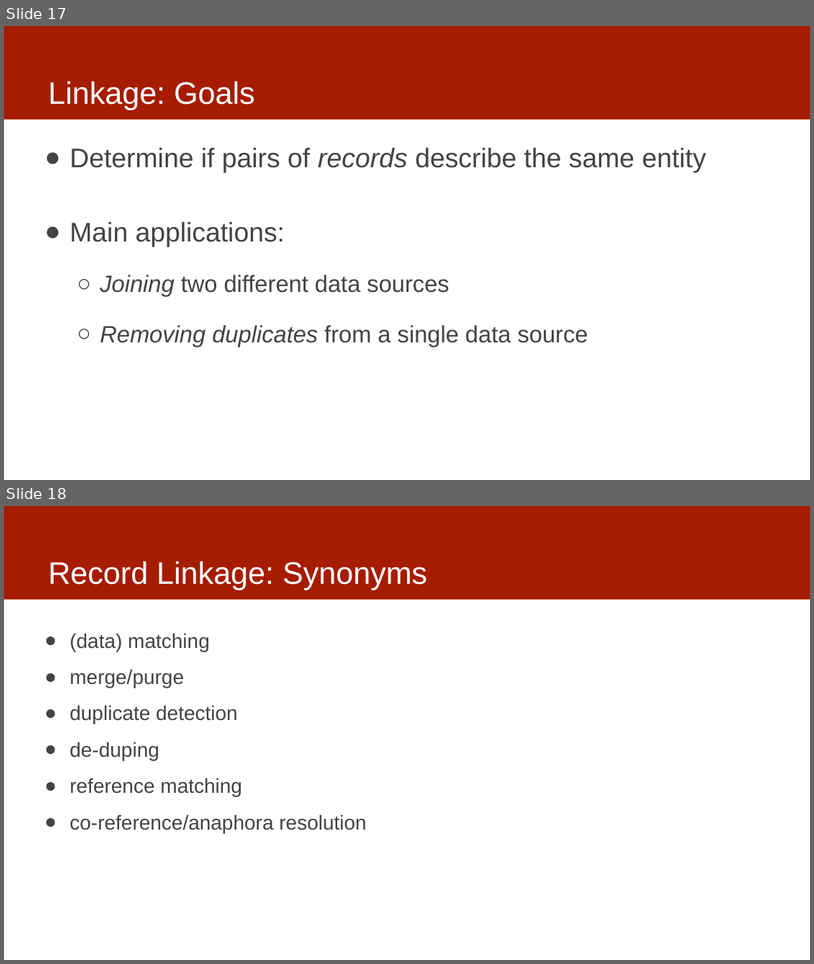
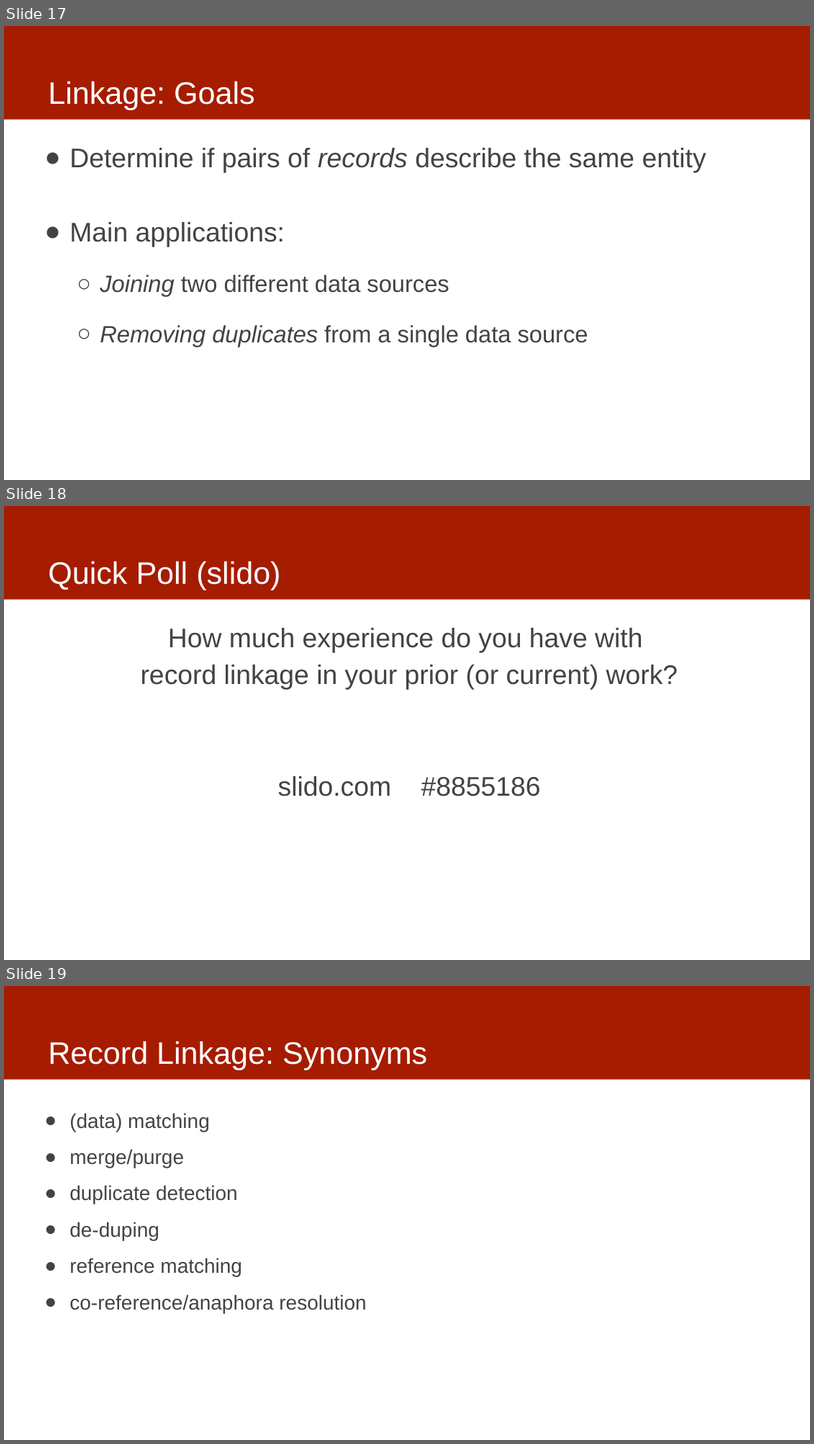
Before and after one commit to dssg/MLinPractice, a slide deck: Lectures/Lecture3-Data.pptx. Shown one above the other, each under a label of ours: slides 17 and 18 before the commit, slides 17, 18 and 19 after it. The pictures are 814x964 and 814x1444 pixels, drawn with LibreOffice and Linux fonts; fonts in the diff are those of the drawing. Boxes give left, top, right and bottom in pixels: in the first picture for what was removed or moved away, otherwise in the second. Text is boxed around its words. In the diff, an @@ line names an element or a change of style, - is before the commit and + after.

```diff
--- a/Lectures/Lecture3-Data.pptx
+++ b/Lectures/Lecture3-Data.pptx
@@ slide 18 added at bbox=[4, 506, 810, 960], background #FFFFFF; not listed: 1 template element that a slide beside it also shows @@
@@ title added at bbox=[48, 561, 280, 590], 37 pt, text #FFFFFF @@
+Quick Poll (slido)
@@ text added at bbox=[141, 628, 679, 796], 32 pt, text #434343 @@
+How much experience do you have with
+record linkage in your prior (or current) work?
+slido.com #8855186
@@ what was slide 18 is now slide 19 @@
```
Also in this commit, not shown: 1 slide changed, 1 other slide added.
